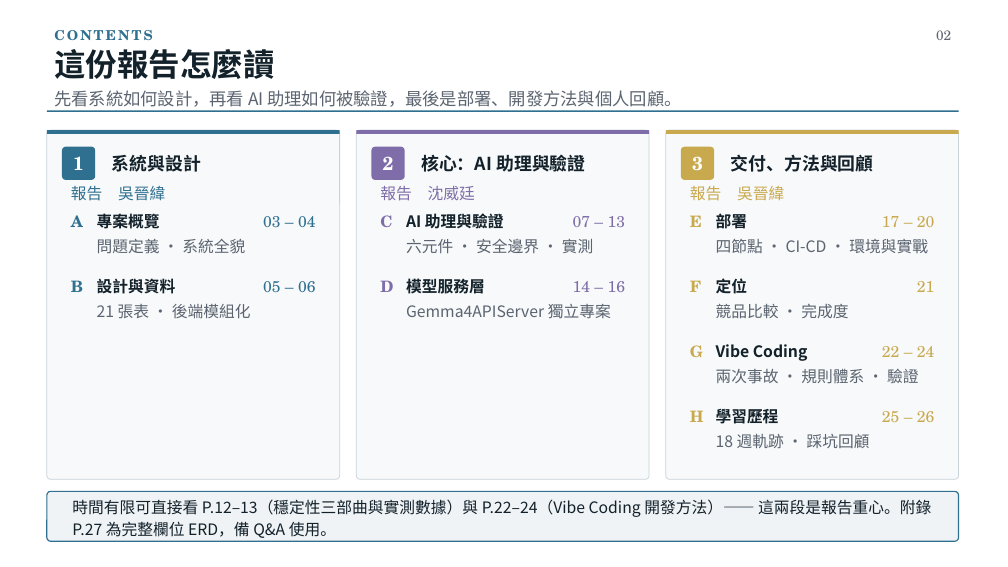
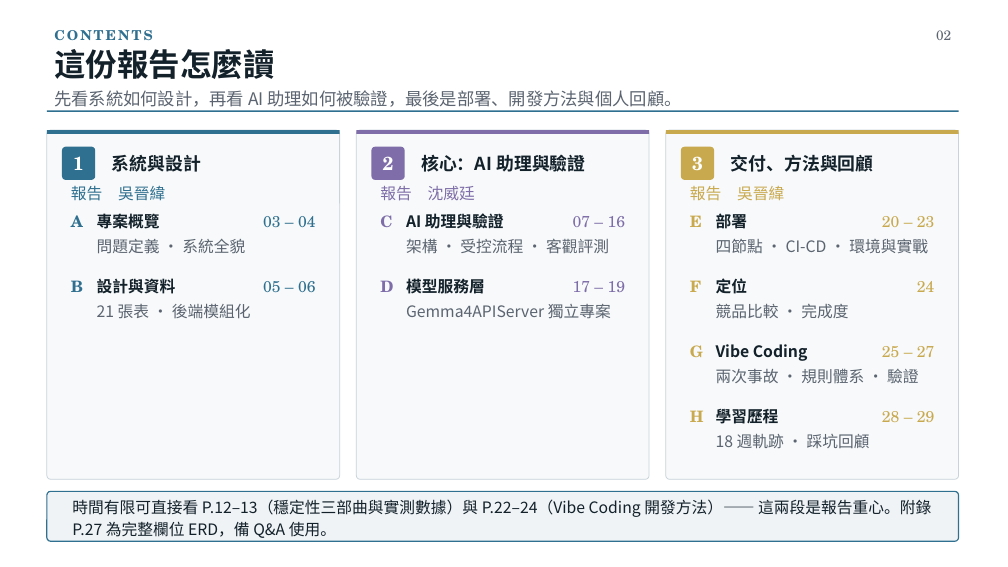
Before and after one commit to billwu101/CloudDrive, a slide deck: slide 2 of doc/ppt/CloudDrive_專題報告_v3.0.pptx. Drawn at 1008x567 pixels with LibreOffice and Linux fonts; fonts in the diff are those of the drawing. Boxes give left, top, right and bottom in pixels: in the first picture for what was removed or moved away, otherwise in the second. Text is boxed around its words. In the diff, an @@ line names an element or a change of style, - is before the commit and + after.

```diff
--- a/doc/ppt/CloudDrive_專題報告_v3.0.pptx
+++ b/doc/ppt/CloudDrive_專題報告_v3.0.pptx
@@ text at (x1=406, y1=239, x2=609, y2=253): text changed @@
-六元件 · 安全邊界 · 實測
+架構 · 受控流程 · 客觀評測
@@ text at (x1=573, y1=216, x2=626, y2=227): text changed @@
-07 – 13
+07 – 16
@@ text at (x1=882, y1=216, x2=935, y2=227): text changed @@
-17 – 20
+20 – 23
@@ text at (x1=573, y1=281, x2=626, y2=292): text changed @@
-14 – 16
+17 – 19
@@ text at (x1=917, y1=281, x2=935, y2=292): text changed @@
-21
+24
@@ text at (x1=882, y1=346, x2=935, y2=357): text changed @@
-22 – 24
+25 – 27
@@ text at (x1=882, y1=411, x2=935, y2=422): text changed @@
-25 – 26
+28 – 29
```
Also in this commit, not shown: 15 other slides changed, 9 slides added, 6 slides removed, 3 other files.
